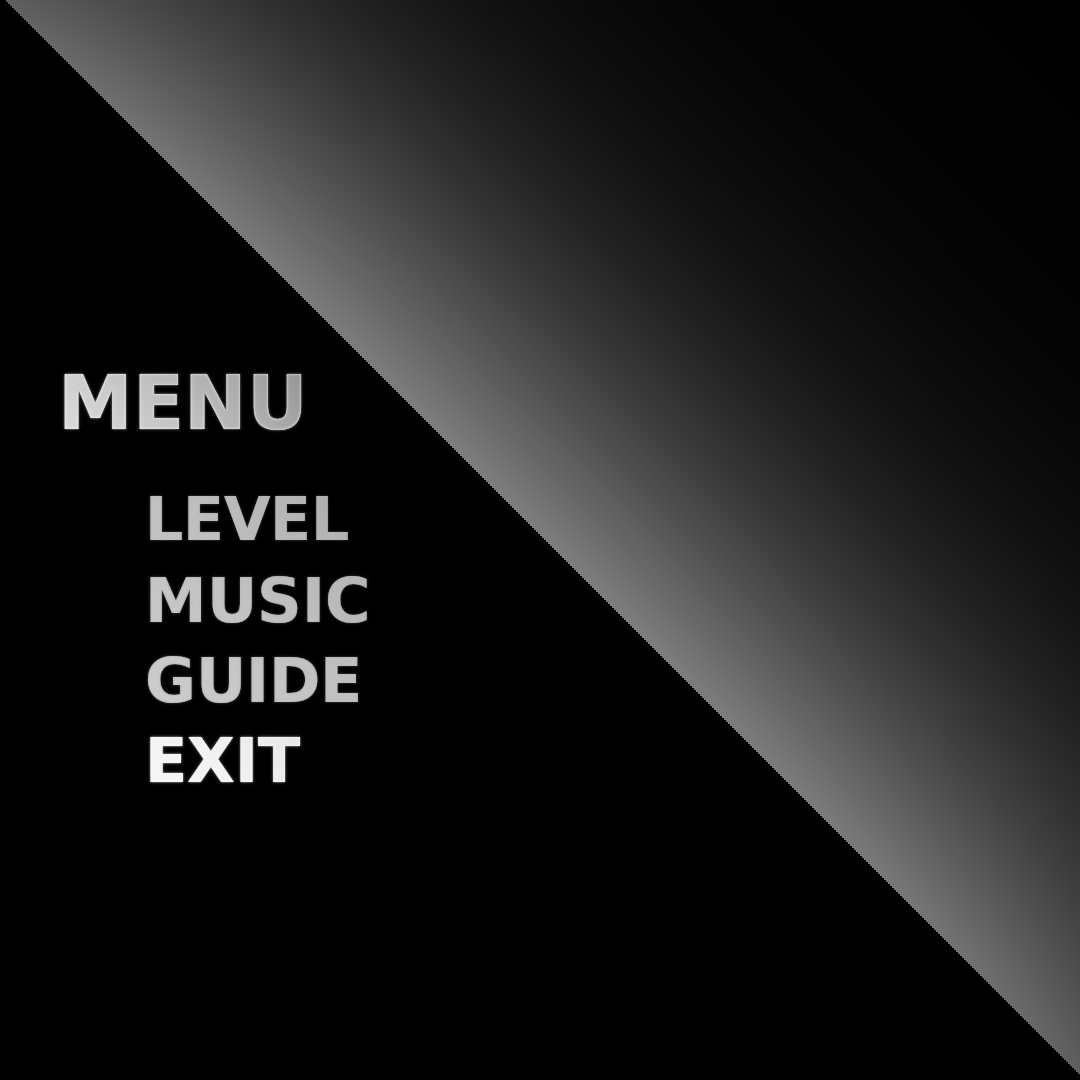
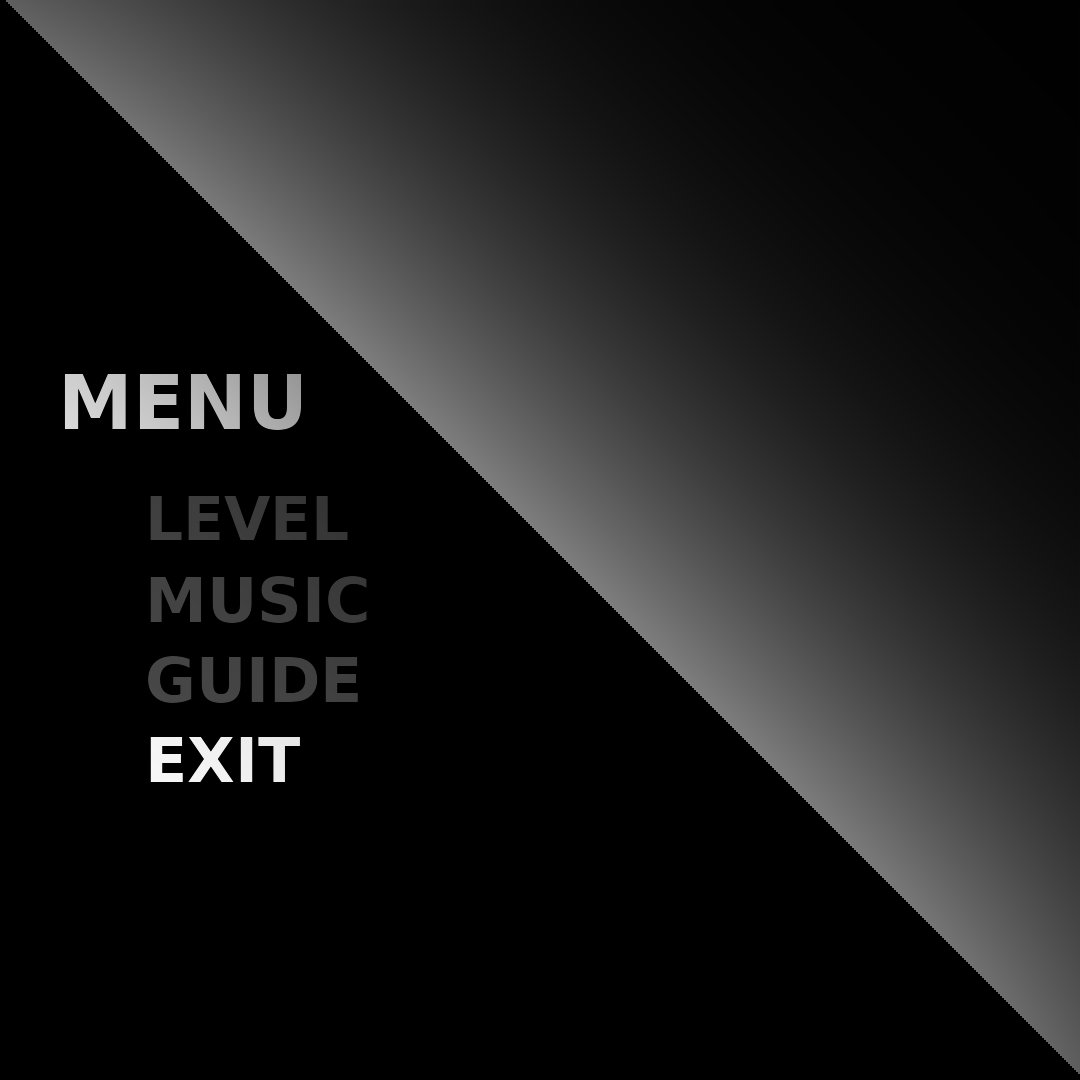
Two versions of the same layered image (1080x1080). Layer-by-layer changes:
moved "貼上的圖層 #2" above "貼上的圖層 #3" over (62, 371, 369, 785)
"貼上的圖層 #3": blend normal → erase, painted on it over (62, 371, 369, 785)
showed "圖層", moved it into group "圖層群組 複本", painted on it over (62, 371, 369, 785)
